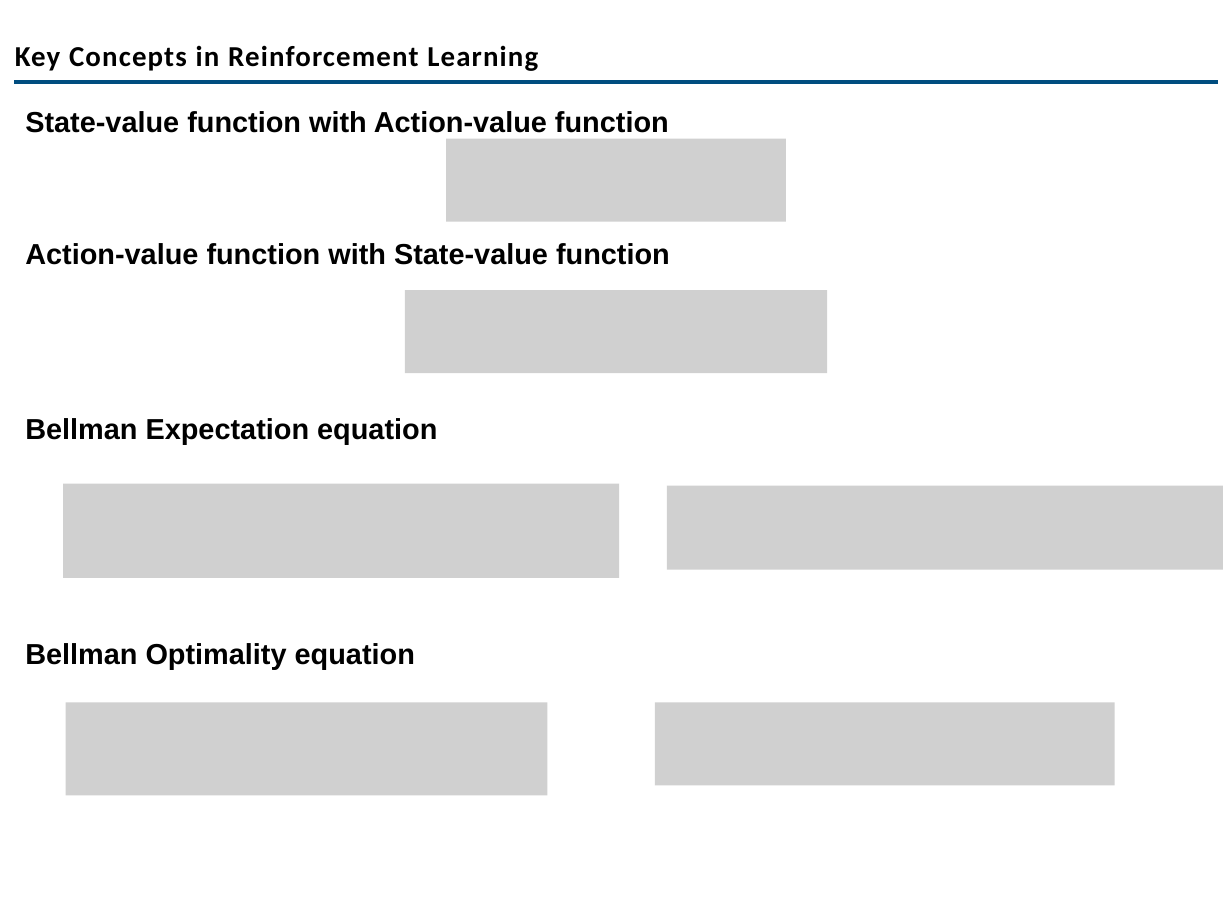
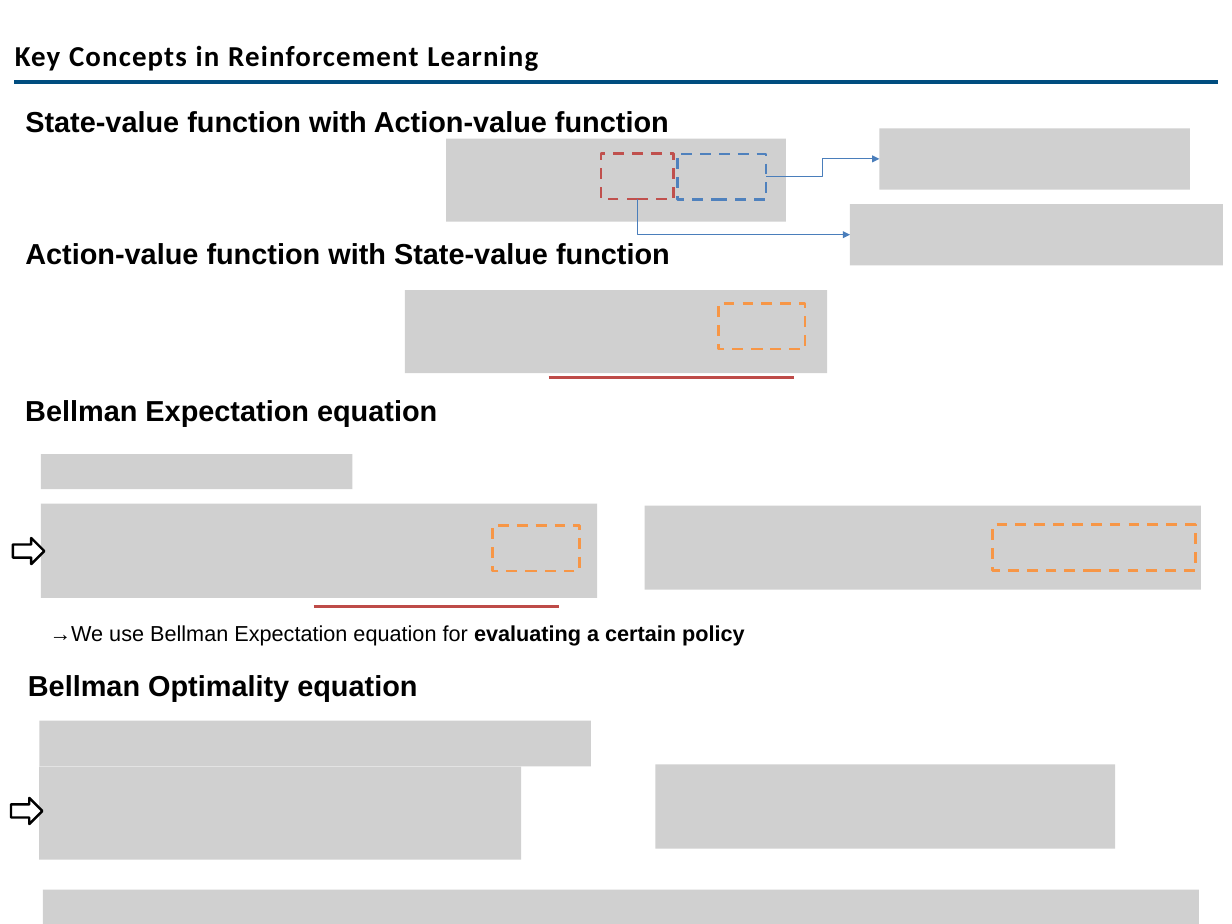
Before and after one commit to codemoo/MLCS-Internship-Program, a slide deck: slide 6 of 004 Reinforcement Learning/Introduction to RL-Part1.pptx (slide 7 before the commit). Drawn at 1232x924 pixels with LibreOffice and Linux fonts; fonts in the diff are those of the drawing; grey boxes stand for pictures; background and template pictures are left out. Boxes give left, top, right and bottom in pixels: in the first picture for what was removed or moved away, otherwise in the second. Text is boxed around its words. In the diff, an @@ line names an element or a change of style, - is before the commit and + after.

```diff
--- a/004 Reinforcement Learning/Introduction to RL-Part1.pptx
+++ b/004 Reinforcement Learning/Introduction to RL-Part1.pptx
@@ picture added at <box>879,128,1190,190</box> @@
@@ rectangle added at <box>601,153,674,199</box>, outline #C0504D 2.25 pt dashed @@
@@ rectangle added at <box>678,154,767,200</box>, outline #4F81BD 2.25 pt dashed @@
@@ elbow arrow added from (766, 177) to (879, 159), #4B7EBC 0.75 pt @@
@@ elbow arrow added from (638, 199) to (850, 235), #4B7EBC 0.75 pt @@
@@ picture added at <box>850,204,1223,266</box> @@
@@ rectangle added at <box>718,303,805,349</box>, outline #F79646 2.25 pt dashed @@
@@ text "Bellman Expectation equation": place and size @@
-text "Bellman Expectation equation" at <box>25,418,437,444</box>
+text "Bellman Expectation equation" at <box>25,400,437,426</box>
@@ line added from (548, 378) to (794, 378), #BF4C48 2.25 pt @@
@@ picture added at <box>41,454,353,489</box> @@
@@ picture: place and size @@
-picture at <box>63,483,619,578</box>
+picture at <box>41,503,597,598</box>
@@ picture: place and size @@
-picture at <box>667,486,1223,570</box>
+picture at <box>645,506,1201,590</box>
@@ right arrow added at <box>13,538,44,564</box>, fill #FFFFFF, outline #000000 2 pt @@
@@ rectangle added at <box>493,525,580,571</box>, outline #F79646 2.25 pt dashed @@
@@ rectangle added at <box>993,525,1196,571</box>, outline #F79646 2.25 pt dashed @@
@@ text added at <box>50,625,745,646</box>, 18 pt, text #000000 @@
+→We use Bellman Expectation equation for evaluating a certain policy
@@ line added from (314, 606) to (559, 606), #BF4C48 2.25 pt @@
@@ text "Bellman Optimality equation": place and size @@
-text "Bellman Optimality equation" at <box>25,643,415,669</box>
+text "Bellman Optimality equation" at <box>28,675,417,701</box>
@@ picture removed at <box>66,703,548,795</box> @@
@@ picture removed at <box>655,703,1115,786</box> @@
@@ picture added at <box>40,721,592,767</box> @@
@@ picture added at <box>39,767,521,859</box> @@
@@ picture added at <box>656,765,1116,849</box> @@
@@ right arrow added at <box>11,798,42,824</box>, fill #FFFFFF, outline #000000 2 pt @@
@@ picture added at <box>43,890,1199,924</box> @@
```
Also in this commit, not shown: 3 other slides changed, 1 slide removed, 1 other file.
